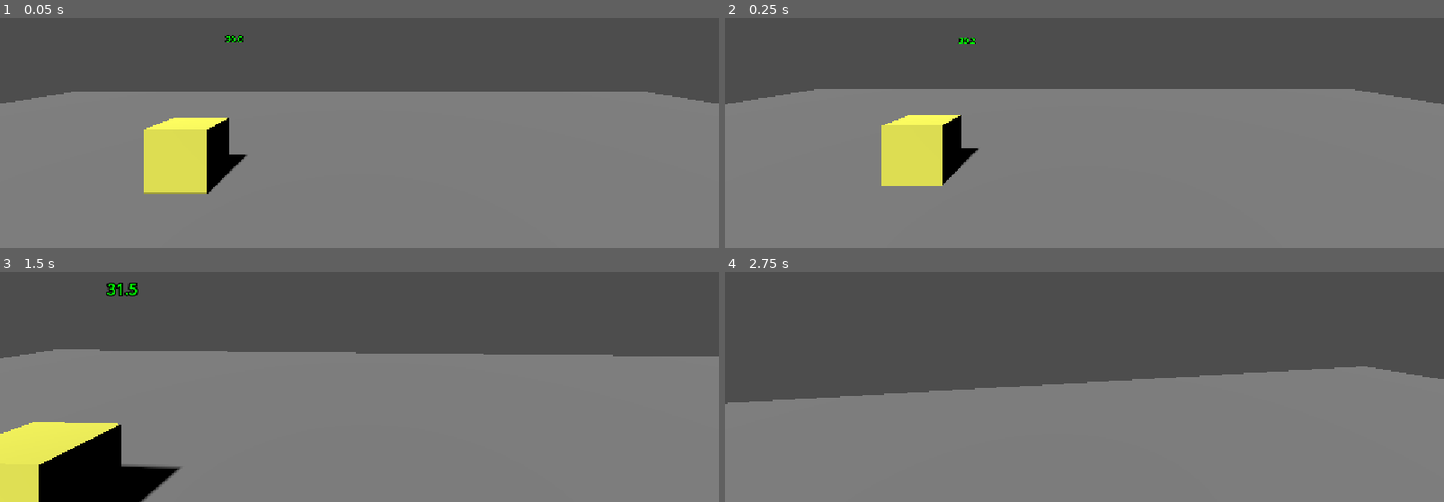
Above: before the commit, frames 1-4 (two rows, left to right).
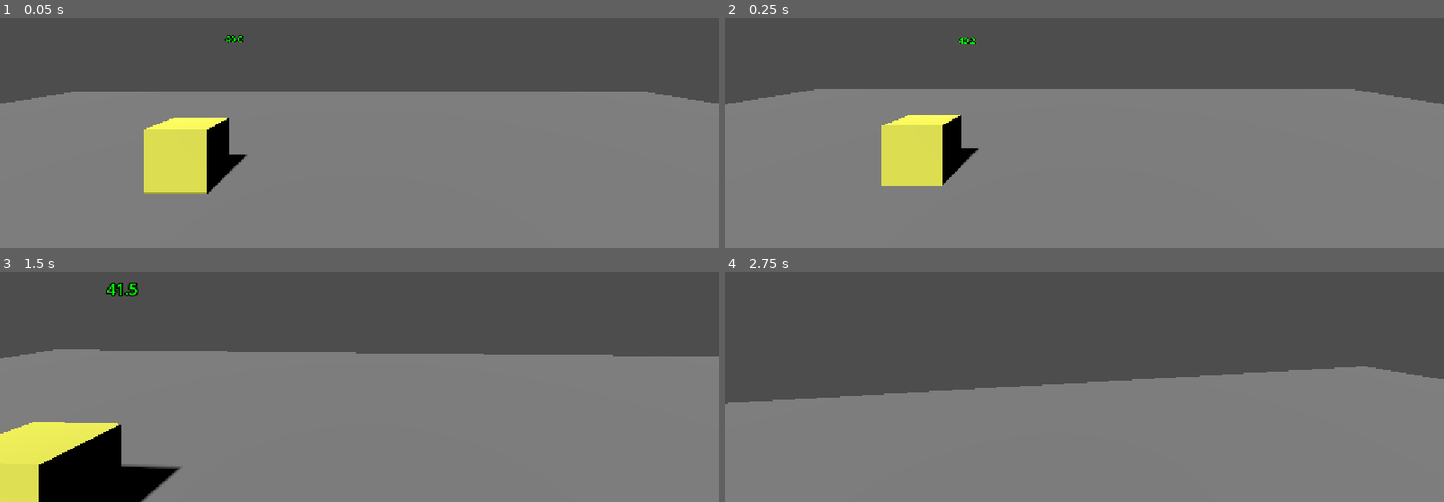
Above: after the commit, the same moments.

Repository: santiagotafur2026/ultimo-turno
Game: Godot game, scene res://main.tscn
The game is run twice, just before and just after one commit, with the same random seed, the same clock (stepped at 60 frames per second) and the same inputs.
Inputs (mouse positions are in pixels of both pictures, inside the frame that each line leads up to):
- Up to frame 1 (0.05 s): no input
- Up to frame 2 (0.25 s): no input
- Up to frame 3 (1.5 s): move the mouse to (395, 297) at 0.52 s; hold Right mouse button (apuntar) 0.53-1.28 s; hold W (move_up) from 0.53 s (still down); move the mouse to (323, 301) at 1.27 s; tap Shift (correr) at 1.35 s
- Up to frame 4 (2.75 s): keep holding W (move_up); move the mouse to (1098, 292) at 2.02 s; press the mouse at (1098, 292) at 2.03 s

The runs differ from the first frame. In frame 1, less than 0.1% of the frame differs, in the area x 31-32%, y 7-11%; in frame 2, less than 0.1%; in frame 3, less than 0.1%, in the area x 14-17%, y 4-11%; in frame 4, nothing differs.

Commit message:
T9 N2 - Tarea A - elegir que falla
T9 N2 - Tarea A - elegir que falla

Diff:
--- a/director.gd
+++ b/director.gd
@@ -5,13 +5,17 @@
 @export var limite_presion = 50.0
 @export var limite_crisis = 70.0
 @export var intervalos: Array[float] = [8.0, 5.0, 3.0]
+@export var calor_maximo = 100.0
 
 var estado = Fase.CALMA
 var paneles = []
 var indice = 0
 var reloj = 0.0
+var jugador = null
 
 func _ready():
+
+	jugador = get_tree().get_first_node_in_group("jugador")
 	paneles = get_tree().get_nodes_in_group("paneles")
 	reloj = intervalos[estado]
 
@@ -40,7 +44,23 @@
 		mayor = maxf(mayor, p.calor)
 	return mayor
 
+
+func elegir_panel():
+	var mejor = null
+	var mejor_d = -1.0
+	for p in paneles:
+		if p.calor >= calor_maximo:
+			continue
+		var d = p.global_position.distance_to(jugador.global_position)
+		if d > mejor_d:
+			mejor = p
+			mejor_d = d
+	return mejor
+
 func fallar():
-	var p = paneles[indice]
-	indice = (indice + 1) % paneles.size()
+	var p = elegir_panel()
+	if p == null:
+		print("no queda panel por fallar")
+		return
+	print("elige ", p.name)
 	p.subir(golpe)
--- a/main.tscn
+++ b/main.tscn
@@ -73,7 +73,7 @@
 script = ExtResource("2_h2yge")
 objetivo = NodePath("../Personaje")
 
-[node name="Personaje" type="CharacterBody3D" parent="." unique_id=426956505 node_paths=PackedStringArray("camara")]
+[node name="Personaje" type="CharacterBody3D" parent="." unique_id=426956505 node_paths=PackedStringArray("camara") groups=["jugador"]]
 script = ExtResource("2_0xm2m")
 camara = NodePath("../Camera3D")
 speed_caminar = 3.0
@@ -95,70 +95,73 @@
 [node name="Interactuar" type="Node" parent="Personaje" unique_id=843318033]
 script = ExtResource("4_lquwl")
 
-[node name="panel1" type="StaticBody3D" parent="." unique_id=1993623720 groups=["interactivos", "paneles"]]
+[node name="Energia" type="StaticBody3D" parent="." unique_id=1993623720 groups=["interactivos", "paneles"]]
 transform = Transform3D(1, 0, 0, 0, 1, 0, 0, 0, 1, -0.83553517, 1.0510676, -1.1199257)
 script = ExtResource("5_272bh")
 
-[node name="MeshInstance3D" type="MeshInstance3D" parent="panel1" unique_id=667467723]
+[node name="MeshInstance3D" type="MeshInstance3D" parent="Energia" unique_id=667467723]
 transform = Transform3D(1, 0, 0, 0, 1, 0, 0, 0, 0.8847561, -1.9753264, 0, 0.27748728)
 mesh = SubResource("BoxMesh_uxa2c")
 
-[node name="CollisionShape3D" type="CollisionShape3D" parent="panel1" unique_id=1294699092]
+[node name="CollisionShape3D" type="CollisionShape3D" parent="Energia" unique_id=1294699092]
 transform = Transform3D(1, 0, 0, 0, 1, 0, 0, 0, 1, -1.9614843, -0.0150101185, 0.36846304)
 shape = SubResource("BoxShape3D_hchaj")
 
-[node name="Label3D" type="Label3D" parent="panel1" unique_id=1980813844]
+[node name="Label3D" type="Label3D" parent="Energia" unique_id=1980813844]
 transform = Transform3D(1, 0, 0, 0, 1, 0, 0, 0, 1, -1.0395044, 1.7731342, 0)
 billboard = 1
 text = "100.0"
 
-[node name="panel3" type="StaticBody3D" parent="." unique_id=961389470 groups=["interactivos", "paneles"]]
+[node name="Refrigeracion" type="StaticBody3D" parent="." unique_id=961389470 groups=["interactivos", "paneles"]]
 transform = Transform3D(1, 0, 0, 0, 1, 0, 0, 0, 1, -0.83553517, 1.0957007, 7.5433097)
 script = ExtResource("5_272bh")
+calor = 50.0
 
-[node name="MeshInstance3D" type="MeshInstance3D" parent="panel3" unique_id=1460544457]
+[node name="MeshInstance3D" type="MeshInstance3D" parent="Refrigeracion" unique_id=1460544457]
 transform = Transform3D(1, 0, 0, 0, 1, 0, 0, 0, 0.8847561, -1.9753264, 0, 0.27748728)
 mesh = SubResource("BoxMesh_uxa2c")
 
-[node name="CollisionShape3D" type="CollisionShape3D" parent="panel3" unique_id=412281422]
+[node name="CollisionShape3D" type="CollisionShape3D" parent="Refrigeracion" unique_id=412281422]
 transform = Transform3D(1, 0, 0, 0, 1, 0, 0, 0, 1, -1.9614843, -0.0150101185, 0.36846304)
 shape = SubResource("BoxShape3D_hchaj")
 
-[node name="Label3D" type="Label3D" parent="panel3" unique_id=2057900272]
+[node name="Label3D" type="Label3D" parent="Refrigeracion" unique_id=2057900272]
 transform = Transform3D(-0.07186699, -0.012161732, 0.99734026, -0.07845208, 0.99689656, 0.0065032, -0.99432397, -0.07777599, -0.07259804, -0.57149863, 2.4533005, 0.38594675)
 text = "100.0
 "
 
-[node name="panel2" type="StaticBody3D" parent="." unique_id=1313676543 groups=["interactivos", "paneles"]]
+[node name="Comunicaciones" type="StaticBody3D" parent="." unique_id=1313676543 groups=["interactivos", "paneles"]]
 transform = Transform3D(1.36, 0, 0, 0, 1.359, 0, 0, 0, 1, -0.95015657, 1.1260657, 3.0159419)
 script = ExtResource("5_272bh")
+calor = 35.0
 
-[node name="MeshInstance3D" type="MeshInstance3D" parent="panel2" unique_id=1087414521]
+[node name="MeshInstance3D" type="MeshInstance3D" parent="Comunicaciones" unique_id=1087414521]
 transform = Transform3D(1, 0, 0, 0, 1, 0, 0, 0, 1, -1.9753264, 0, 0.27748728)
 mesh = SubResource("BoxMesh_uxa2c")
 
-[node name="CollisionShape3D" type="CollisionShape3D" parent="panel2" unique_id=787185841]
+[node name="CollisionShape3D" type="CollisionShape3D" parent="Comunicaciones" unique_id=787185841]
 transform = Transform3D(1, 0, 0, 0, 1, 0, 0, 0, 1, -1.9614843, -0.0150101185, 0.36846304)
 shape = SubResource("BoxShape3D_hchaj")
 
-[node name="Label3D" type="Label3D" parent="panel2" unique_id=632282939]
+[node name="Label3D" type="Label3D" parent="Comunicaciones" unique_id=632282939]
 transform = Transform3D(0.7352941, 0, 0, 0, 0.7358345, 0, 0, 0, 1, -0.84712446, 1.4460542, 0.23784733)
 billboard = 1
 text = "100.0"
 
-[node name="panel4" type="StaticBody3D" parent="." unique_id=368436904 groups=["interactivos", "paneles"]]
+[node name="SoporteVital" type="StaticBody3D" parent="." unique_id=368436904 groups=["interactivos", "paneles"]]
 transform = Transform3D(1.0426005, 0, 0, 0, 1.0420878, 0, 0, 0, 0.7673696, -0.95015657, 1.0594807, -5.226932)
 script = ExtResource("5_272bh")
+calor = 40.0
 
-[node name="MeshInstance3D" type="MeshInstance3D" parent="panel4" unique_id=1701635943]
+[node name="MeshInstance3D" type="MeshInstance3D" parent="SoporteVital" unique_id=1701635943]
 transform = Transform3D(1, 0, 0, 0, 1, 0, 0, 0, 1, -1.9753264, 0, 0.27748728)
 mesh = SubResource("BoxMesh_uxa2c")
 
-[node name="CollisionShape3D" type="CollisionShape3D" parent="panel4" unique_id=1897845023]
+[node name="CollisionShape3D" type="CollisionShape3D" parent="SoporteVital" unique_id=1897845023]
 transform = Transform3D(1, 0, 0, 0, 1, 0, 0, 0, 1, -1.9614843, -0.0150101185, 0.36846304)
 shape = SubResource("BoxShape3D_hchaj")
 
-[node name="Label3D" type="Label3D" parent="panel4" unique_id=2014437375]
+[node name="Label3D" type="Label3D" parent="SoporteVital" unique_id=2014437375]
 transform = Transform3D(0.9591401, 0, 0, 0, 0.9596113, 0, 0, 0, 1.3031511, -1.2966034, 1.9399685, 0.019942284)
 billboard = 1
 text = "100.0"
